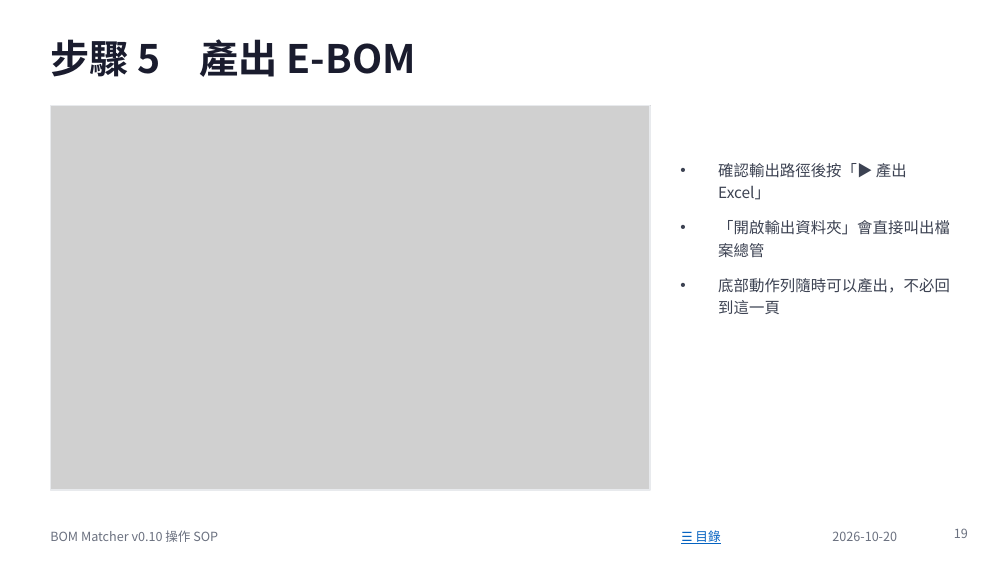
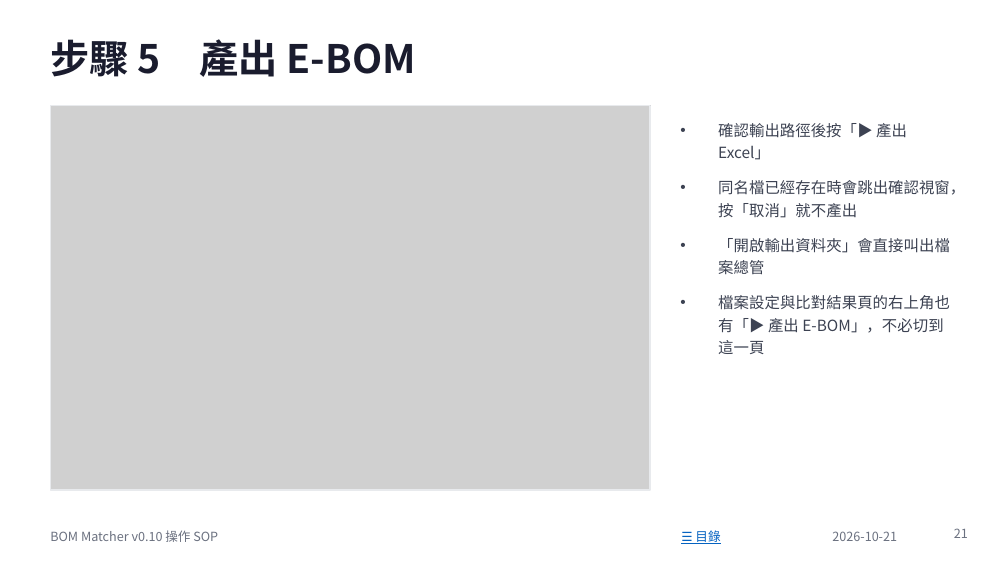
Before and after one commit to jenhochen/AI_BOM, a slide deck: slide 21 of docs/BOM_Matcher_v0.10_操作SOP.pptx (slide 19 before the commit). Drawn at 1008x567 pixels with LibreOffice and Linux fonts; fonts in the diff are those of the drawing; grey boxes stand for pictures. Boxes give left, top, right and bottom in pixels: in the first picture for what was removed or moved away, otherwise in the second. Text is boxed around its words. In the diff, an @@ line names an element or a change of style, - is before the commit and + after.

```diff
--- a/docs/BOM_Matcher_v0.10_操作SOP.pptx
+++ b/docs/BOM_Matcher_v0.10_操作SOP.pptx
@@ text at box(718, 180, 965, 218): paragraph added @@
+• 同名檔已經存在時會跳出確認視窗，按「取消」就不產出
@@ text at box(718, 295, 950, 354): text changed @@
-• 底部動作列隨時可以產出，不必回到這一頁
+• 檔案設定與比對結果頁的右上角也有「▶ 產出 E-BOM」，不必切到這一頁
@@ text at box(832, 531, 897, 541): text changed @@
-2026-10-20
+2026-10-21
@@ page number at box(954, 528, 968, 538): text changed @@
-19
+21
```
Also in this commit, not shown: 22 other slides changed, 2 slides added, 21 other files.
